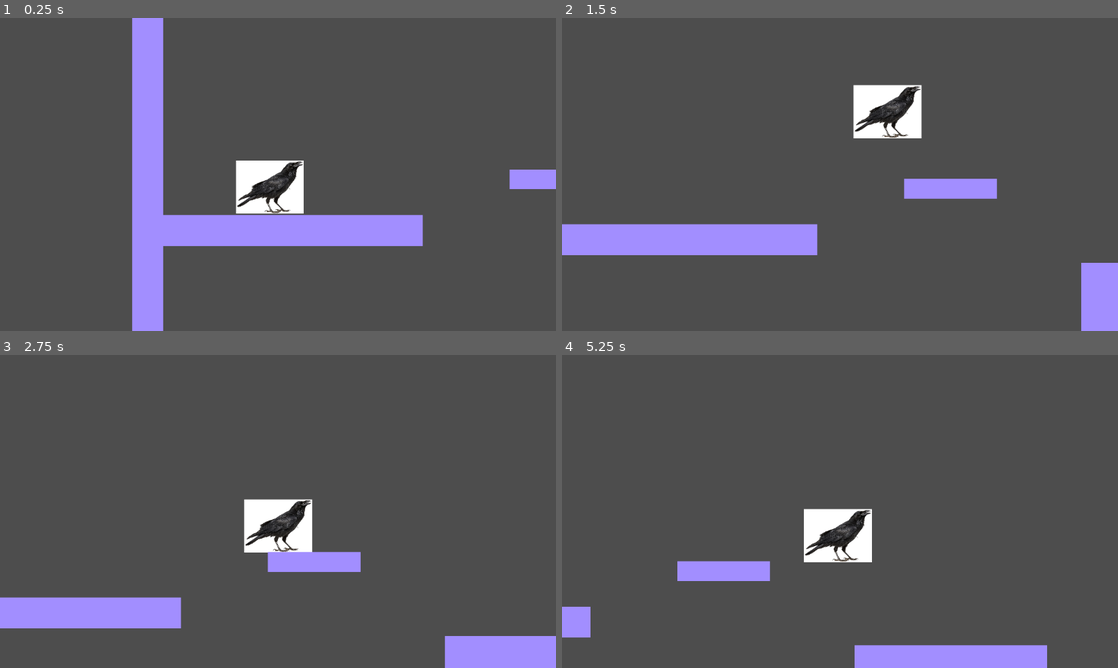
Above: before the commit, frames 1-4 (two rows, left to right).
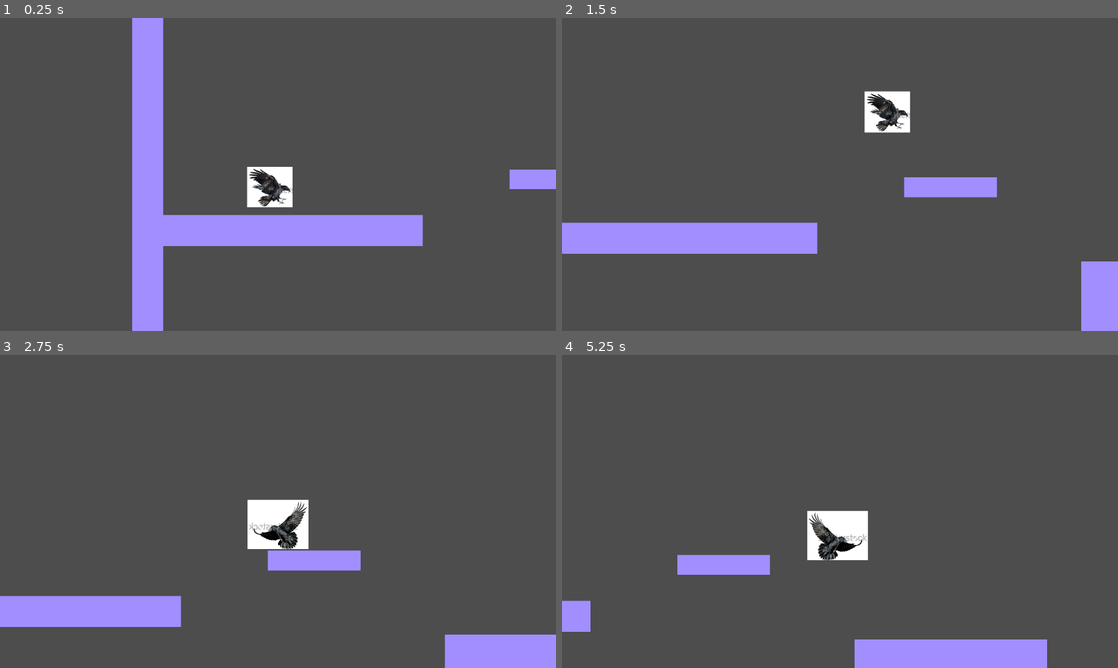
Above: after the commit, the same moments.

Repository: stellarinrin/skong_crow
Game: Godot game, scene res://levels/sandbox.tscn
The game is run twice, just before and just after one commit, with the same random seed, the same clock (stepped at 60 frames per second) and the same inputs.
Inputs:
- Up to frame 1 (0.25 s): no input
- Up to frame 2 (1.5 s): hold Z (jump) 0.53-1.28 s; hold Right (ui_right) from 0.53 s (still down); tap C (dash) at 0.6 s; tap Z (jump) at 1.35 s
- Up to frame 3 (2.75 s): tap Z (jump) at 1.52, 1.82 s; tap C (dash) at 1.55, 2.1 s; release Right (ui_right) at 2.03 s; hold Left (ui_left) from 2.03 s (still down); hold Z (jump) from 2.03 s (still down)
- Up to frame 4 (5.25 s): release Left (ui_left) at 2.78 s; release Z (jump) at 2.78 s; hold Right (ui_right) 2.78-4.28 s; tap C (dash) at 2.85, 4.35, 5.1 s; tap Z (jump) at 3.02, 3.32, 4.52, 4.82 s; hold Z (jump) 3.53-4.28 s; hold Left (ui_left) 4.28-5.03 s; hold Right (ui_right) from 5.03 s (still down); hold Z (jump) from 5.03 s (still down)

The runs differ from the first frame. In frame 1, 1.6% of the frame differs, in the area x 42-55%, y 45-63%; in frame 2, 2.4%; in frame 3, 1.7%; in frame 4, 2.9%, in the area x 0-88%, y 49-93%.

Commit message:
Add alternate sprites and direction facing

Diff:
--- a/skong-crow/player/crow.gd
+++ b/skong-crow/player/crow.gd
@@ -1,4 +1,7 @@
 extends CharacterBody2D
+
+@onready var animations: AnimationPlayer = $AnimationPlayer
+@onready var sprite: Sprite2D = $Sprite2D
 
 @export var speed: int = 240
 @export var movement_acceleration: int = 20
@@ -15,6 +18,8 @@
 @export var max_midair_jumps: int = 1
 var midair_jump_count: int = 0
 
+var is_facing_left: bool = false
+
 func _physics_process(delta: float) -> void:
 	handle_input()
 	move_and_slide()
@@ -23,6 +28,7 @@
 func handle_input() -> void:
 	#Horizontal Movement
 	var direction = Input.get_axis("ui_left","ui_right")
+
 	if direction == 0:
 		velocity.x = move_toward(velocity.x, 0, movement_acceleration)
 	elif Input.is_action_just_pressed("dash") and dash_count < max_dash_count:
@@ -34,18 +40,50 @@
 	#Ground Jump
 	if Input.is_action_just_pressed("jump") and is_on_floor():
 		velocity.y = ground_jump_speed
+		animations.play("glide")
+
+	#Falling
+	if not is_on_floor() and not is_on_wall():
+		gravity = base_gravity
+		animations.play("air")
+	elif is_on_wall():
+		dash_count = 0
+		midair_jump_count = 0
+		animations.play("ground")
+	elif is_on_floor():
+		gravity = base_gravity
+		dash_count = 0
+		midair_jump_count = 0
+		animations.play("ground")
 
 	#Midair Jump
 	if Input.is_action_just_pressed("jump") and not is_on_floor() \
 			and midair_jump_count < max_midair_jumps:
 		velocity.y = midair_jump_speed
 		midair_jump_count += 1
-	if is_on_floor() or is_on_wall():
+		animations.play("glide")
+	if is_on_floor():
 		dash_count = 0
 		midair_jump_count = 0
+		animations.play("ground")
 
 	#Float / Glide
-	if Input.is_action_pressed("jump") and velocity.y >= 0:
+	if Input.is_action_pressed("jump") and velocity.y > 0 \
+			and not is_on_floor() and not is_on_wall():
 		gravity = float_speed
-	else:
-		gravity = base_gravity
+		animations.play("glide")
+		print(velocity.y)
+
+	if (abs(velocity.x) - speed) > 0:
+		animations.play("glide")
+
+	if direction > 0:
+		if not is_facing_left:
+			return
+		sprite.flip_h = false
+		is_facing_left = false
+	elif direction < 0:
+		if is_facing_left:
+			return
+		sprite.flip_h = true
+		is_facing_left = true
--- a/skong-crow/player/crow.tscn
+++ b/skong-crow/player/crow.tscn
@@ -1,10 +1,79 @@
-[gd_scene load_steps=4 format=3 uid="uid://v2j0fj1opo15"]
+[gd_scene load_steps=11 format=3 uid="uid://v2j0fj1opo15"]
 
 [ext_resource type="Texture2D" uid="uid://dxxcioa0r6asl" path="res://visual_assets/crow_stock1.png" id="1_7v3a5"]
 [ext_resource type="Script" uid="uid://cw854hwchw7xr" path="res://player/crow.gd" id="1_nkqc6"]
+[ext_resource type="Texture2D" uid="uid://crsu84d5gw5s7" path="res://visual_assets/crow_stock2.png" id="3_e4e1c"]
+[ext_resource type="Texture2D" uid="uid://cdieknbdp30pt" path="res://visual_assets/crow_stock3.png" id="4_wpbeh"]
 
 [sub_resource type="RectangleShape2D" id="RectangleShape2D_nkqc6"]
 size = Vector2(58, 107)
+
+[sub_resource type="Animation" id="Animation_284o5"]
+resource_name = "face_left"
+tracks/0/type = "value"
+tracks/0/imported = false
+tracks/0/enabled = true
+tracks/0/path = NodePath("Sprite2D:texture")
+tracks/0/interp = 1
+tracks/0/loop_wrap = true
+tracks/0/keys = {
+"times": PackedFloat32Array(0),
+"transitions": PackedFloat32Array(1),
+"update": 1,
+"values": [ExtResource("1_7v3a5")]
+}
+
+[sub_resource type="Animation" id="Animation_nkqc6"]
+resource_name = "face_right"
+tracks/0/type = "value"
+tracks/0/imported = false
+tracks/0/enabled = true
+tracks/0/path = NodePath("Sprite2D:texture")
+tracks/0/interp = 1
+tracks/0/loop_wrap = true
+tracks/0/keys = {
+"times": PackedFloat32Array(0),
+"transitions": PackedFloat32Array(1),
+"update": 1,
+"values": [ExtResource("3_e4e1c")]
+}
+
+[sub_resource type="Animation" id="Animation_0v2il"]
+tracks/0/type = "value"
+tracks/0/imported = false
+tracks/0/enabled = true
+tracks/0/path = NodePath("Sprite2D:texture")
+tracks/0/interp = 1
+tracks/0/loop_wrap = true
+tracks/0/keys = {
+"times": PackedFloat32Array(0),
+"transitions": PackedFloat32Array(1),
+"update": 1,
+"values": [ExtResource("4_wpbeh")]
+}
+
+[sub_resource type="Animation" id="Animation_3v3kk"]
+length = 0.001
+tracks/0/type = "value"
+tracks/0/imported = false
+tracks/0/enabled = true
+tracks/0/path = NodePath("Sprite2D:texture")
+tracks/0/interp = 1
+tracks/0/loop_wrap = true
+tracks/0/keys = {
+"times": PackedFloat32Array(0),
+"transitions": PackedFloat32Array(1),
+"update": 1,
+"values": [ExtResource("1_7v3a5")]
+}
+
+[sub_resource type="AnimationLibrary" id="AnimationLibrary_e4e1c"]
+_data = {
+&"RESET": SubResource("Animation_3v3kk"),
+&"air": SubResource("Animation_nkqc6"),
+&"glide": SubResource("Animation_0v2il"),
+&"ground": SubResource("Animation_284o5")
+}
 
 [node name="Crow" type="CharacterBody2D"]
 script = ExtResource("1_nkqc6")
@@ -25,3 +94,6 @@
 drag_bottom_margin = 0.4
 
 [node name="AnimationPlayer" type="AnimationPlayer" parent="."]
+libraries = {
+&"": SubResource("AnimationLibrary_e4e1c")
+}
Binary file added: skong-crow/visual_assets/crow_stock2.png
Not shown, added: skong-crow/visual_assets/crow_stock2.png.import
Binary file added: skong-crow/visual_assets/crow_stock3.png
Not shown, added: skong-crow/visual_assets/crow_stock3.png.import
